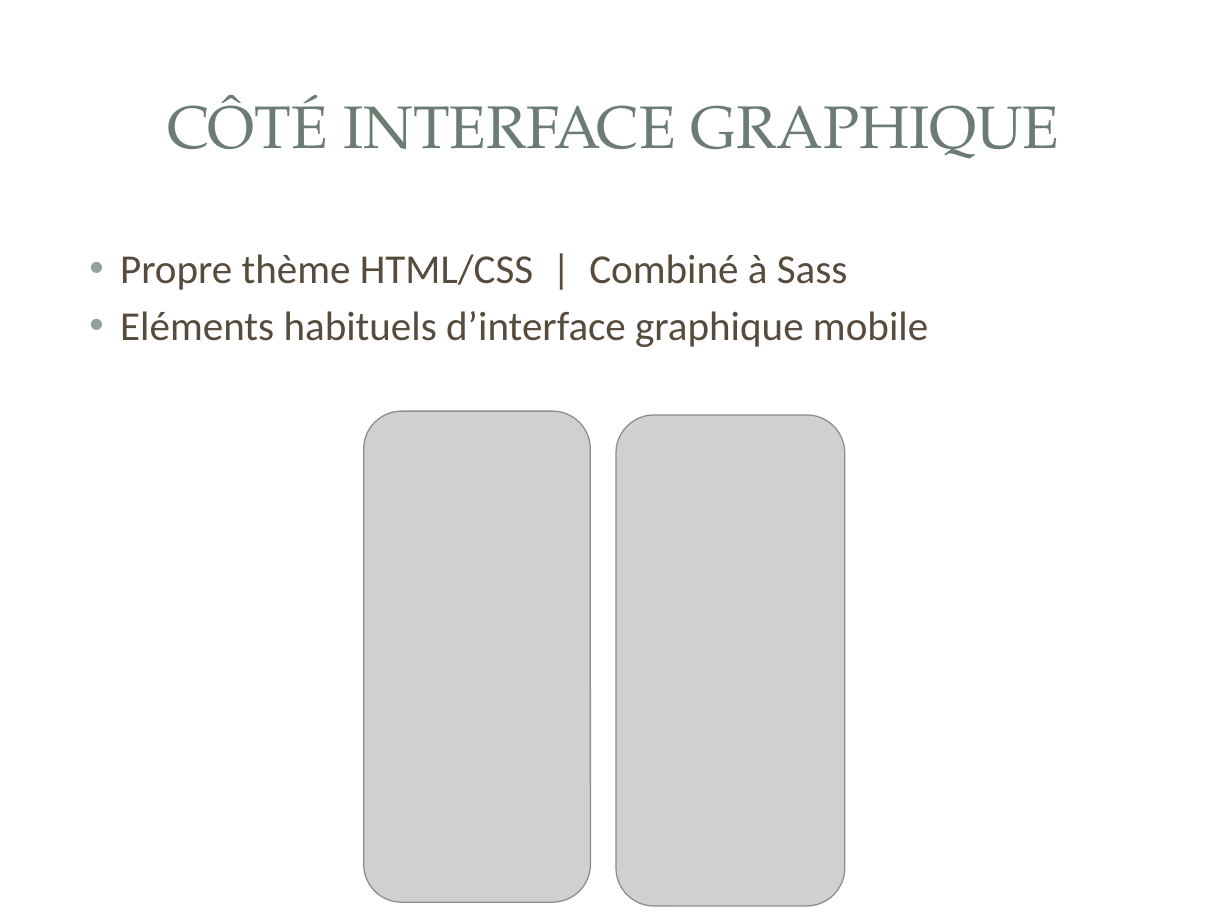
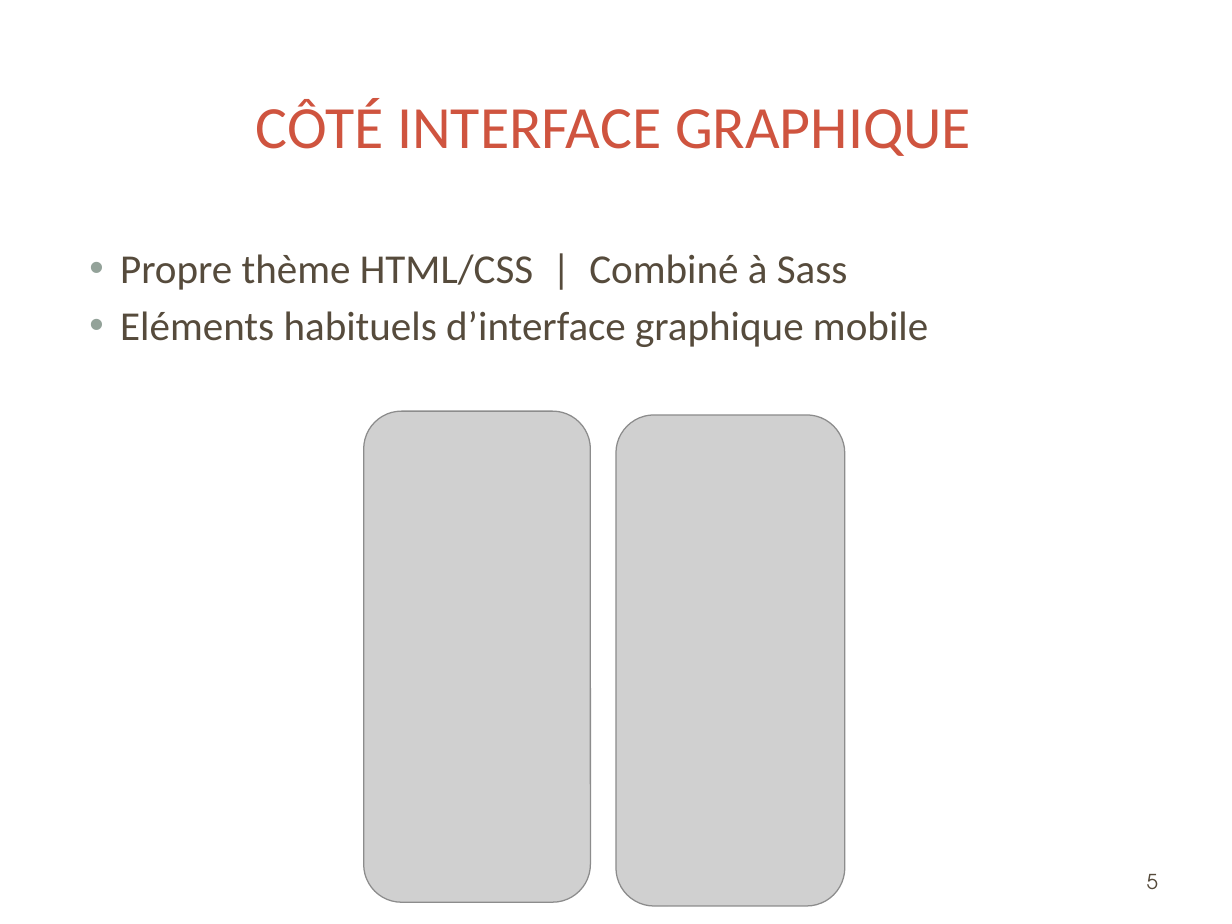
Before and after one commit to rikoste/ionicApp, a slide deck: slide 5 of presentation.pptx. Drawn at 1232x924 pixels with LibreOffice and Linux fonts; fonts in the diff are those of the drawing; grey boxes stand for pictures; background and template pictures are left out. Boxes give left, top, right and bottom in pixels: in the first picture for what was removed or moved away, otherwise in the second. Text is boxed around its words. In the diff, an @@ line names an element or a change of style, - is before the commit and + after.

```diff
--- a/presentation.pptx
+++ b/presentation.pptx
@@ title "CÔTÉ INTERFACE GRAPHIQUE" at box(256, 99, 971, 156): font TeX Gyre Pagella to Calibri, text colour #6B7D72 to #CF543F @@
@@ page number added at box(1147, 874, 1158, 889), 12 pt, text #564B3C @@
+5
```
Also in this commit, not shown: 7 other slides changed, 2 slides added, 1 slide removed.
